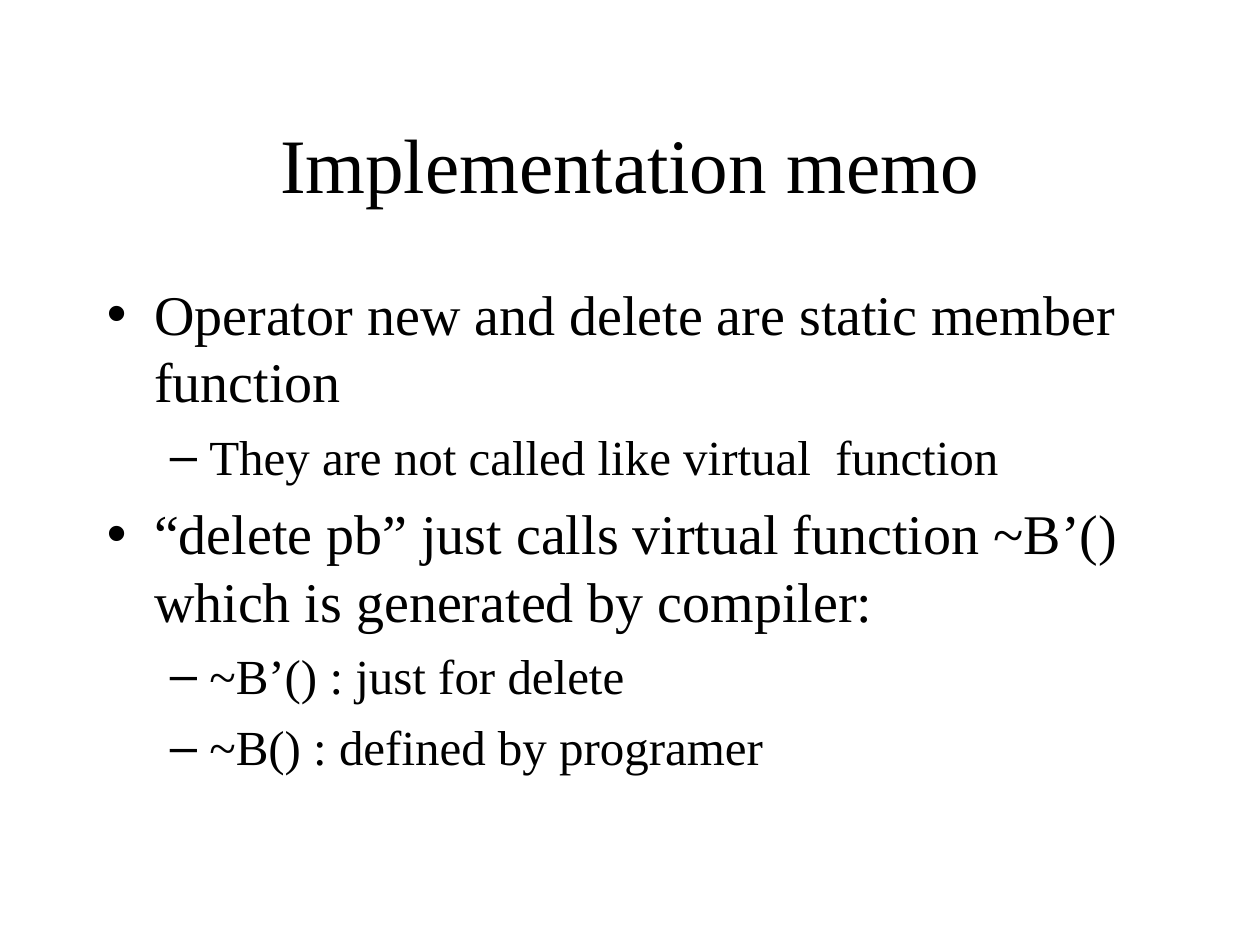
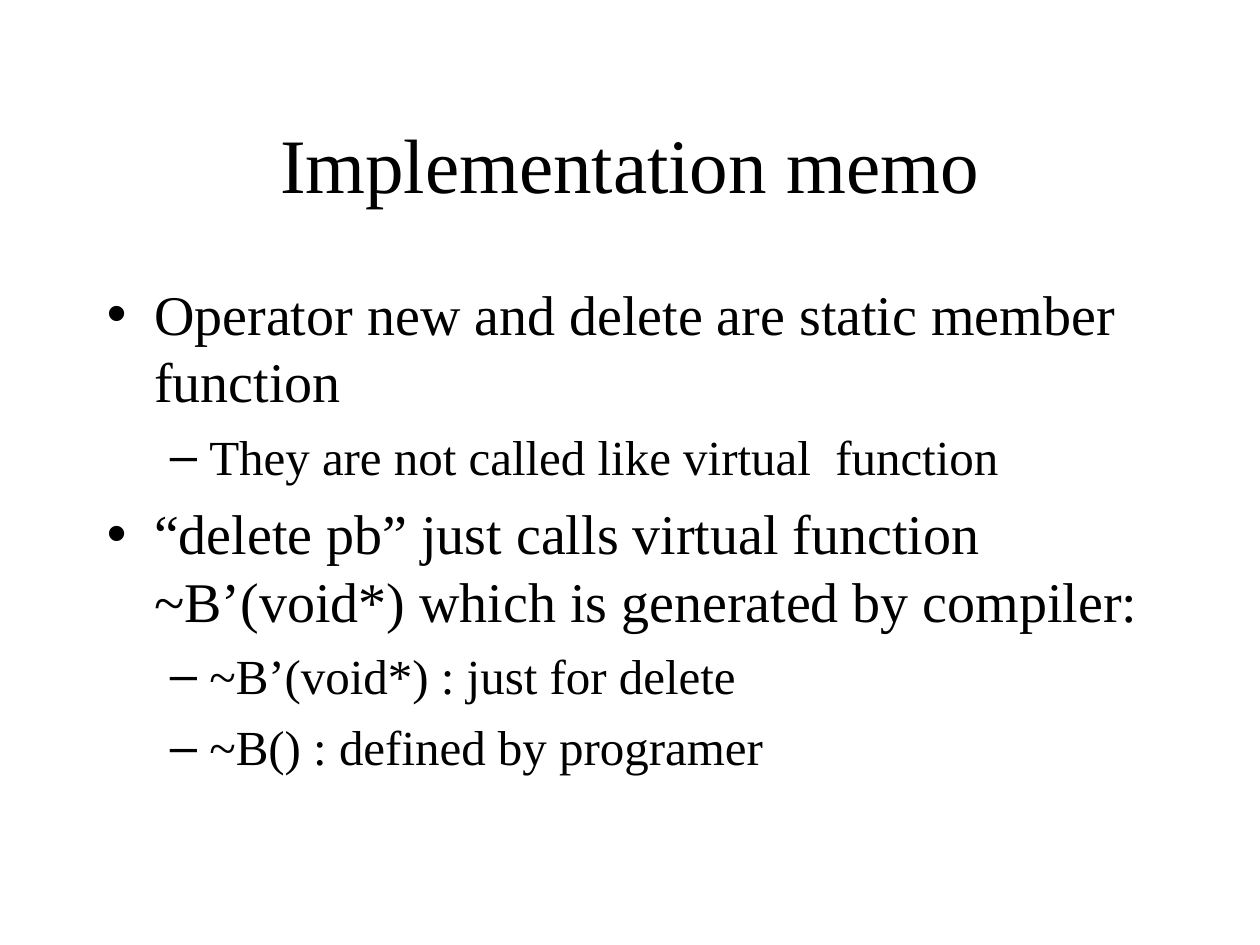
Before and after one commit to KeiHasegawa/cxx_doc, a slide deck: slide 3 of 10_delete_e.ppt. Drawn at 1260x945 pixels with LibreOffice and Linux fonts; fonts in the diff are those of the drawing. Boxes give left, top, right and bottom in pixels: in the first picture for what was removed or moved away, otherwise in the second. Text is boxed around its words. In the diff, an @@ line names an element or a change of style, - is before the commit and + after.

Commit message:
update 10_delete

```diff
--- a/10_delete_e.ppt
+++ b/10_delete_e.ppt
@@ text at [154,514,1137,704]: text changed @@
-• “delete pb” just calls virtual function ~B’() which is generated by compiler:
-  – ~B’() : just for delete
+• “delete pb” just calls virtual function ~B’(void*) which is generated by compiler:
+  – ~B’(void*) : just for delete
```
Also in this commit, not shown: 1 other slide changed, 1 other file.
